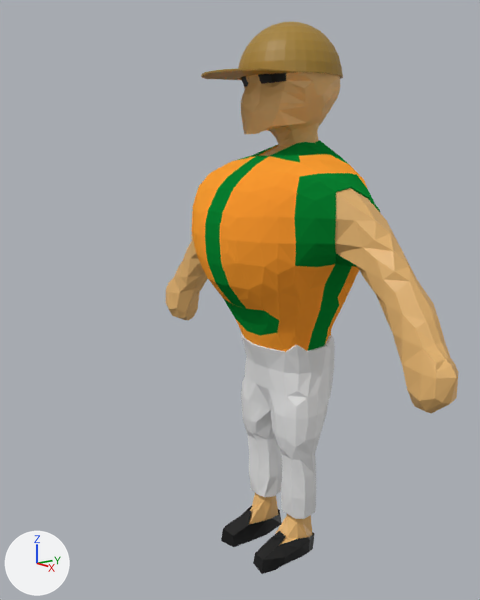
What one commit did to the Blender file Blender Projects/Workers.blend.
Rendered twice from a 50 mm camera at (4.46, -3.72, 3.73) aimed at (-1.47, 0.56, 2.14). Lighting does not change. The marker at lower left points along +X, +Y and +Z.

The scene before the commit, as lines of its bpy script (objects in view):
```python
me_cube_001 = bpy.data.meshes.new('Cube.001')
me_cube_001.from_pydata(...)  # 702 vertices, 704 faces, 2 loose edges; spans x -0.93..0.93, y -0.79..0.52, z -0.99..0.94
me_cube_001.materials.append(mat_material_010)  # picture img_jaket_workers_png
me_cube_004 = bpy.data.meshes.new('Cube.004')
me_cube_004.from_pydata(...)  # 448 vertices, 448 faces; spans x -0.47..0.47, y -0.35..0.45, z -2.52..-0.8
me_cube_013 = bpy.data.meshes.new('Cube.013')
me_cube_013.from_pydata(...)  # 1029 vertices, 1018 faces; spans x -1.89..1.89, y -0.78..0.51, z -2.88..1.76
# faces by material slot: [1010, 8]
me_cube_013.materials.append(mat_material_004)  # orange #e7b670
me_cube_013.materials.append(mat_material_008)  # black #000000
ob_cube_002 = bpy.data.objects.new('Cube.002', me_cube_013)
ob_cube_002.location = (0.0, 0.0, 2.98)
ob_cube_003 = bpy.data.objects.new('Cube.003', me_cube_001)
ob_cube_003.location = (0.0, 0.0, 2.98)
ob_cube_004 = bpy.data.objects.new('Cube.004', me_cube_004)
ob_cube_004.location = (0.0, 0.0, 2.98)
ob_cube_004.scale = (0.974, 0.974, 0.974)
# also in view: 'Sphere' at (0.0, -0.17, 4.56); 'Cube.005' at (0.0, -0.19, 0.23)
```
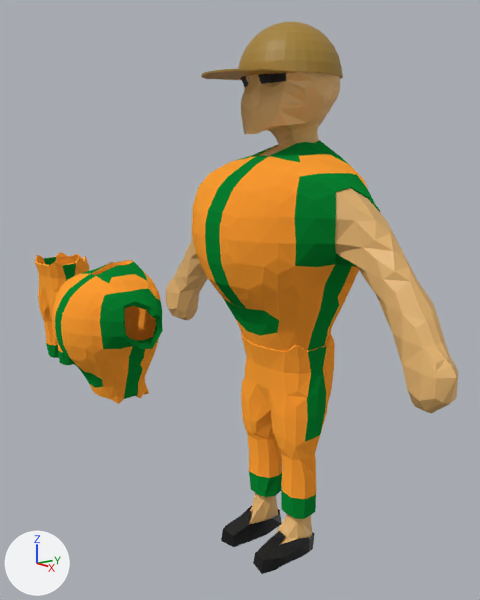
Commit message: update worker

Where the change shows, as pixel boxes [x1, y1, x2, y2] in the pictures (480 x 600 px):
'Cube.004', recoloured (grey to orange)
    both: [241, 332, 335, 519]
'Cube.006', added
    after: [52, 260, 163, 404]
'Cube.007', added (orange)
    after: [35, 252, 89, 365]

Diff of the bpy script that builds the scene:
```diff
--- a/Blender Projects/Workers.blend.py
+++ b/Blender Projects/Workers.blend.py
@@ img_celana_png @@
+img_celana_png = load_image('Celana.png', '../Texture/Celana.png', 1024, 1024, 'sRGB')
@@ mat_material_011 @@
+mat_material_011 = diffuse_material('Material.011')
+mat_material_011.texture = img_celana_png
+mat_material_011.roughness = 0.5
@@ me_cube_004 @@
 me_cube_004.from_pydata(...)  # 448 vertices, 448 faces; spans x -0.47..0.47, y -0.35..0.45, z -2.52..-0.8
+me_cube_004.materials.append(mat_material_011)  # picture img_celana_png
@@ ob_cube_007 @@
+ob_cube_007 = bpy.data.objects.new('Cube.007', me_cube_004.copy())  # the mesh of ob_cube_004
+ob_cube_007.location = (-5.53, 0.0, 2.98)
+ob_cube_007.scale = (0.974, 0.974, 0.974)
@@ ob_cube_006 @@
+ob_cube_006 = bpy.data.objects.new('Cube.006', me_cube_001.copy())  # the mesh of ob_cube_003
+ob_cube_006.location = (-3.59, 0.0, 1.47)
```
